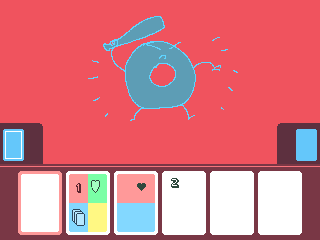
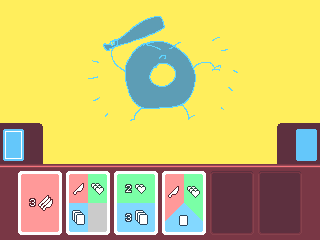
Before/after of a 320px x 240px layered artwork. What changed in the layer stack:
painted on "Layer 2" over [40,123,280,164]
painted on "Layer 3" over [28,178,200,226]
added layer "Layer 8" above "Layer 1" over [18,171,302,235]
painted on "Layer 1" over [0,0,320,235]
added layer "Layer 5" above "Layer 7" over [40,123,280,164]
added layer "Layer 7" over [0,0,320,235]
